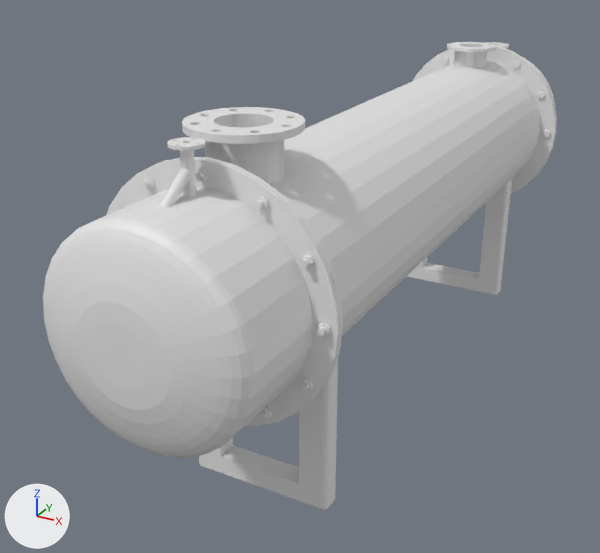
Two versions of the Blender file assets/Placeholders/models/18.blend, one commit apart.
One viewpoint serves both versions: a 50 mm lens placed at (3.78, -8.13, 3.04), pointed at (-0.75, 0.12, -1.09). The lights are fixed; the arrows at lower left show +X, +Y and +Z.

The older version as bpy lines, for what is in view:
```python
ob_cube = bpy.data.objects.new('Cube', me_cube)
ob_cube.location = (-0.67, 0.0, -1.37)
ob_cube_001 = bpy.data.objects.new('Cube.001', me_cube_002)
ob_cube_001.location = (-0.67, 5.84, -1.37)
ob_cylinder = bpy.data.objects.new('Cylinder', me_cylinder)
ob_cylinder.location = (0.0, 0.0, 0.0)
ob_cylinder.rotation_euler = (1.571, 0.0, 0.0)  # degrees (90, 0, 0)
ob_cylinder_001 = bpy.data.objects.new('Cylinder.001', me_cylinder_001)
ob_cylinder_001.location = (0.0, -2.24, 1.23)
ob_cylinder_001.rotation_euler = (1.571, 0.0, 0.0)  # degrees (90, 0, 0)
ob_cylinder_002 = bpy.data.objects.new('Cylinder.002', me_cylinder_005)
ob_cylinder_002.location = (0.0, 3.87, 1.14)
ob_cylinder_002.rotation_euler = (1.571, 0.0, 0.0)  # degrees (90, 0, 0)
ob_cylinder_002.scale = (0.669, 0.669, 0.669)
ob_cylinder_003 = bpy.data.objects.new('Cylinder.003', me_cylinder_004)
ob_cylinder_003.location = (1.11, -2.87, 0.0)
ob_cylinder_003.rotation_euler = (4.712, 0.0, 0.0)  # degrees (270, 0, 0)
ob_cylinder_003.scale = (0.0657, 0.0657, 0.0242)
ob_cylinder_005 = bpy.data.objects.new('Cylinder.005', me_cylinder_007)
ob_cylinder_005.location = (0.0, -3.06, 1.0)
ob_cylinder_005.scale = (0.19, 0.19, 0.19)
```
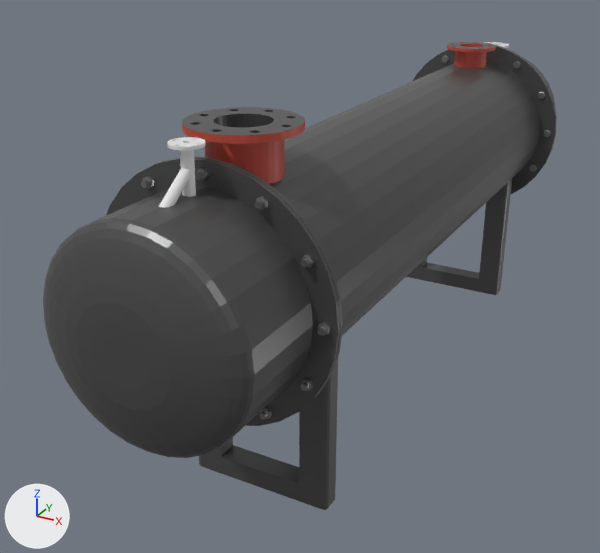
Changed parts and their boxes (x1, y1, x2, y2) in the pictures (600 x 553 px):
'Cylinder', recoloured
    both: (43, 45, 557, 458)
'Cube', recoloured
    both: (199, 358, 338, 510)
'Cube.001', recoloured
    both: (406, 179, 512, 295)
'Cylinder.003', recoloured
    both: (141, 168, 330, 419)
part 1 of me_cylinder_001, recoloured
    both: (190, 109, 296, 133)
part 2 of me_cylinder_001, recoloured (grey to red)
    both: (182, 122, 305, 144)
part 3 of me_cylinder_001, recoloured
    both: (205, 140, 284, 183)
part 4 of me_cylinder_005, recoloured (grey to red)
    both: (447, 42, 496, 68)
part 5 of me_cylinder_005, recoloured
    both: (447, 42, 496, 49)

The change, as a list of edits to the scene's bpy script:
```text
Add mat_material:
    mat_material = principled_material('Material')
    mat_material.base_color = (0.0993, 0.0993, 0.0993)  # dark grey #595959
    mat_material.metallic = 0.456
    mat_material.roughness = 0.324
Add mat_material_002:
    mat_material_002 = principled_material('Material.002')
    mat_material_002.base_color = (0.277, 0.277, 0.277)  # grey #909090
    mat_material_002.metallic = 0.782
    mat_material_002.roughness = 0.298
Add mat_material_001:
    mat_material_001 = principled_material('Material.001')
    mat_material_001.base_color = (0.518, 0.0672, 0.0444)  # red #bf493b
Change me_cylinder:
    where me_cylinder.from_pydata(...)  # 1152 vertices, 1058 faces; spans x -1.22..1.22, y -1.22..1.22, z -5.64..4.02
    add me_cylinder.materials.append(mat_material)  # dark grey #595959
Change me_cylinder_001:
    where me_cylinder_001.from_pydata(...)  # 736 vertices, 420 faces; spans x -0.52..0.52, y -0.493..0.189, z -0.52..0.52
    used by ob_cylinder_001; location = (0.0, -2.24, 1.23); rotation_euler = (1.571, 0.0, 0.0), in degrees (90, 0, 0)
    me_cylinder_001 part 1: 288 of the faces centred in x -0.454..0.454, y -0.064..0.155, z -0.454..0.454 switch from no material to mat_material (dark grey #595959)
    me_cylinder_001 part 2: 64 of the faces centred in x -0.515..0.515, y 0.121..0.155, z -0.515..0.515 switch from no material to mat_material_001 (red #be493b)
    me_cylinder_001 part 3: 32 of the faces centred in x -0.338..0.338, y -0.186, z -0.338..0.338 switch from no material to mat_material_001 (red #be493b)
Change me_cylinder_005:
    where me_cylinder_005.from_pydata(...)  # 736 vertices, 420 faces; spans x -0.52..0.52, y -0.493..0.189, z -0.52..0.52
    used by ob_cylinder_002; location = (0.0, 3.87, 1.14); rotation_euler = (1.571, 0.0, 0.0), in degrees (90, 0, 0); scale = (0.669, 0.669, 0.669)
    me_cylinder_005 part 4: all 384 faces centred in x -0.515..0.515, y -0.186..0.155, z -0.515..0.515 switch from no material to mat_material_001 (red #be493b)
    me_cylinder_005 part 5: all 34 faces centred in x -0.415..0.415, y 0.189, z -0.415..0.415 switch from no material to mat_material (dark grey #595959)
Change me_cylinder_004:
    where me_cylinder_004.from_pydata(...)  # 1152 vertices, 912 faces; spans x -34.5..0.8, y -17.7..17.7, z -2.5..5.9
    add me_cylinder_004.materials.append(mat_material_002)  # grey #909090
Change me_cube:
    where me_cube.from_pydata(...)  # 80 vertices, 70 faces; spans x -0.11..1.45, y -2.13..-1.89, z -1.1..1.21
    add me_cube.materials.append(mat_material)  # dark grey #595959
Change me_cube_002:
    where me_cube_002.from_pydata(...)  # 80 vertices, 70 faces; spans x -0.11..1.45, y -2.13..-1.89, z -1.1..1.21
    add me_cube_002.materials.append(mat_material)  # dark grey #595959
```
